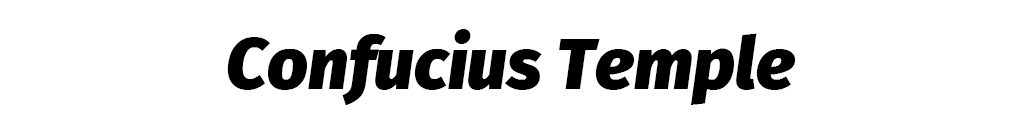
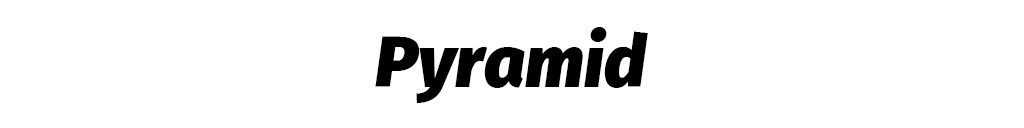
Revision of a layered 1024 × 128 image; what changed, layer by layer:
renamed "Confucius Temple" to "Pyramid", painted on it over [227, 27, 796, 106]
